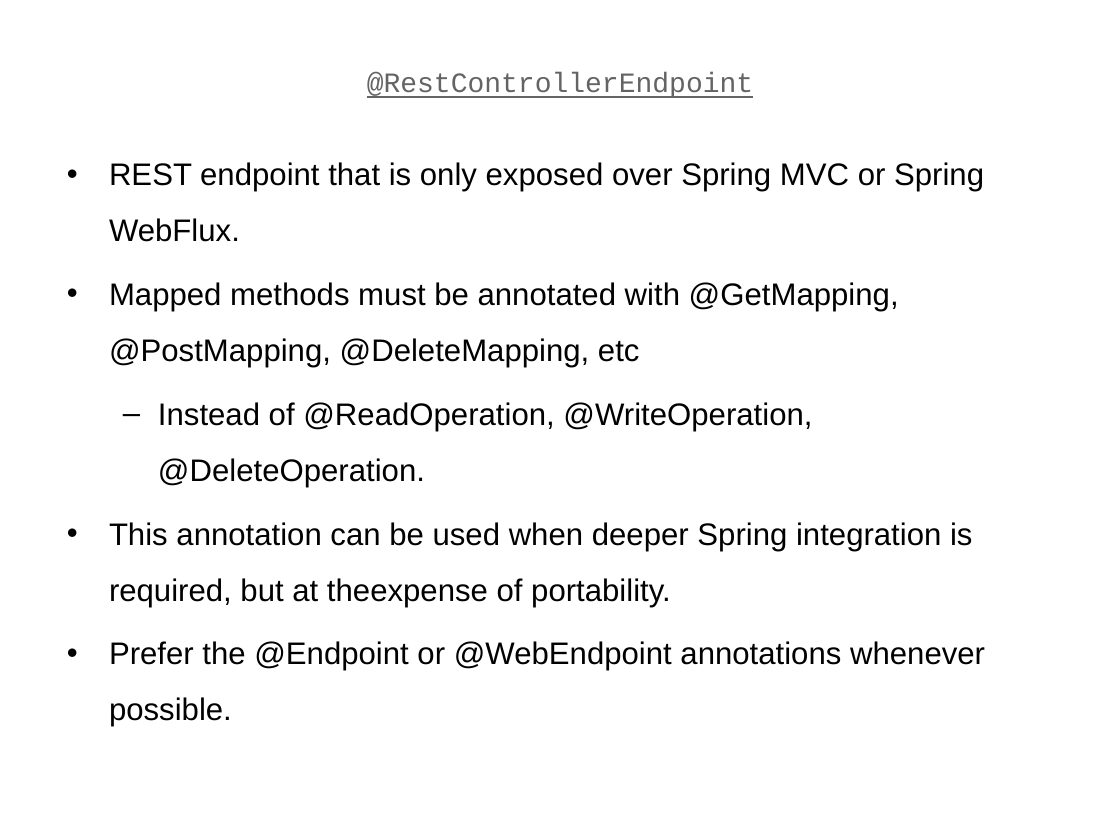
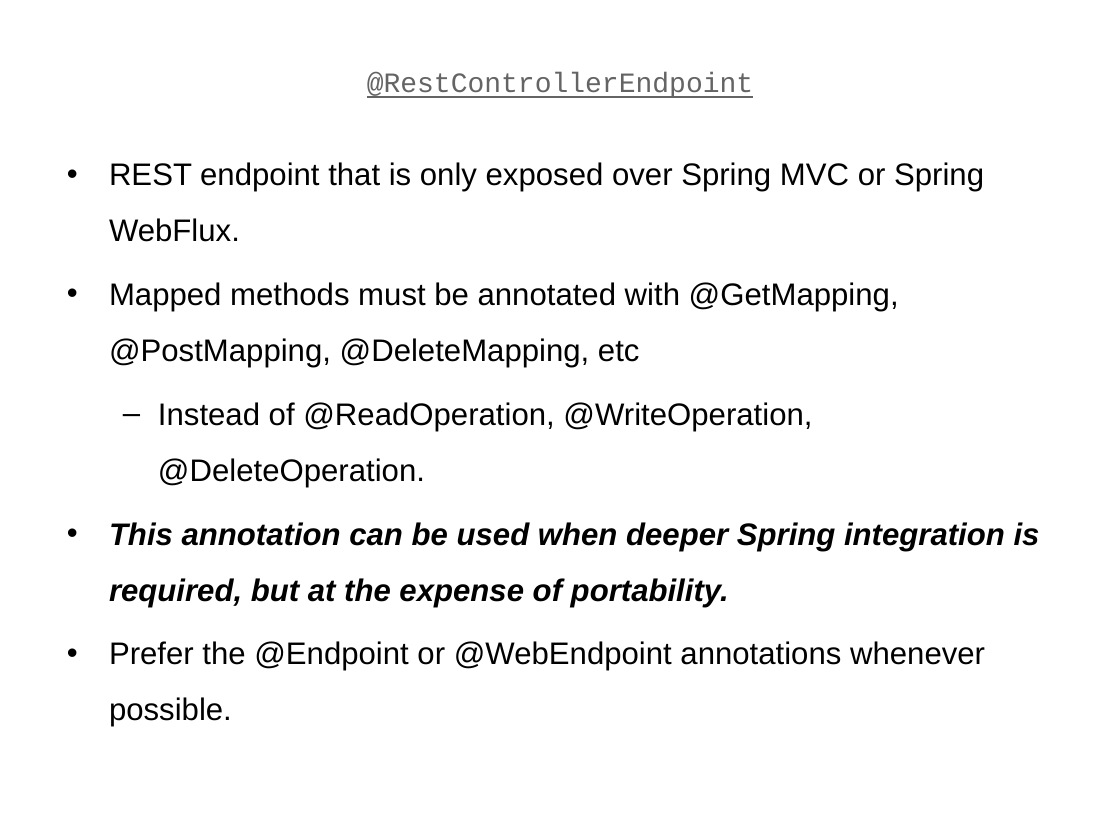
Before and after one commit to vatsank/spring_presentations, a slide deck: slide 13 of SpringMicroService_Module2_Ver02.ppt. Drawn at 1120x840 pixels with LibreOffice and Linux fonts; fonts in the diff are those of the drawing; background and template pictures are left out. Boxes give left, top, right and bottom in pixels: in the first picture for what was removed or moved away, otherwise in the second. Text is boxed around its words. In the diff, an @@ line names an element or a change of style, - is before the commit and + after.

```diff
--- a/SpringMicroService_Module2_Ver02.ppt
+++ b/SpringMicroService_Module2_Ver02.ppt
@@ text at box(109, 522, 1040, 607): text changed; bold on; italic on @@
-• This annotation can be used when deeper Spring integration is required, but at theexpense of portability.
+• This annotation can be used when deeper Spring integration is required, but at the expense of portability.
```
Also in this commit, not shown: 9 other slides changed, 31 slides added.
